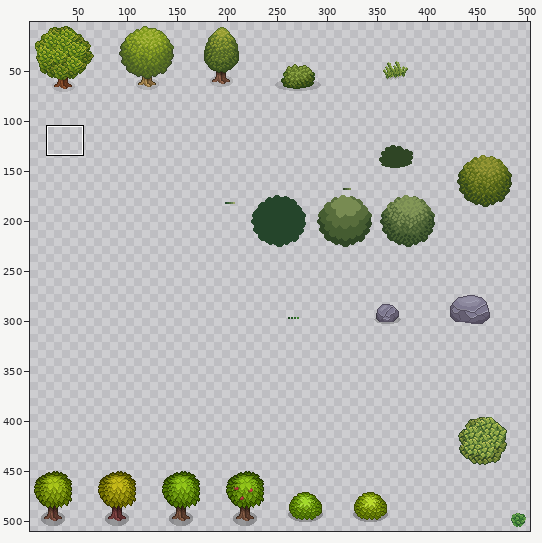
Edited in one commit: sprite sheet (assets/tilesets/forest_theme/decorations_64x64.png). The first picture is a wide view before the edit; the outline marks the close-up.
Close-up. Before the commit:
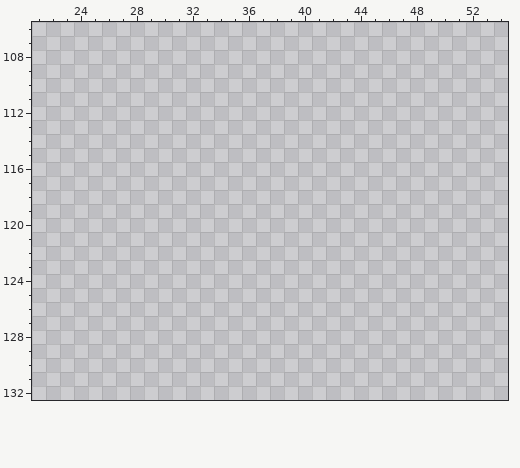
The file is 512x512 pixels. Colours within 5 levels of each other are drawn and written as one. Shown: x 21..54, y 106..132. The wide view leaves out empty margins.
Once edited:
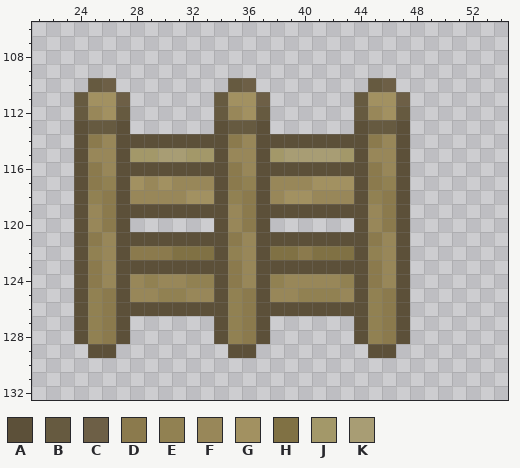
Palette (. is transparent): A #5c5039  B #665a40  C #6d5f46  D #8b7a4d  E #918152  F #988759  G #a29161  H #807144  J #a39869  K #a89d74
The exact change:
@@ x 21..54 @@
 109 ..................................
-110 ..................................
-111 ..................................
-112 ..................................
-113 ..................................
-114 ..................................
-115 ..................................
-116 ..................................
-117 ..................................
-118 ..................................
-119 ..................................
-120 ..................................
-121 ..................................
-122 ..................................
-123 ..................................
-124 ..................................
-125 ..................................
-126 ..................................
-127 ..................................
-128 ..................................
-129 ..................................
+110 ....BC........BC........BC........
+111 ...BGGC......BGGC......BGGC.......
+112 ...BFGB......BFGB......BFGB.......
+113 ...ABBA......ABBA......ABBA.......
+114 ...ADFAAAAAAAADFAAAAAAAADFA.......
+115 ...AFFAJJKKJJAFFAJKKKKJAFFA.......
+116 ...ADFAAAAAAAADFAAAAAAAADFA.......
+117 ...ADEAGFGFFFADEAFFFGGGADEA.......
+118 ...AEDAFFFFGGAEDAFGGFFFAEDA.......
+119 ...AFDAAAAAAAAFDAAAAAAAAFDA.......
+120 ...AFDA......AFDA......AFDA.......
+121 ...ADFAAAAAAAADFAAAAAAAADFA.......
+122 ...AEFADDDHHHAEFAHHDHHHAEFA.......
+123 ...ADFAAAAAAAADFAAAAAAAADFA.......
+124 ...ADFAFEFFEEADFAEFFFFEADFA.......
+125 ...AEDAFFEEFFAEDAFFEEEFAEDA.......
+126 ...AEDAAAAAAAAEDAAAAAAAAEDA.......
+127 ...AEDA......AEDA......AEDA.......
+128 ...AEDA......AEDA......AEDA.......
+129 ....AA........AA........AA........
 130 ..................................
Pixel boxes of the changes (left, top, right, bottom) in both close-ups:
added: (74, 78, 410, 358)
